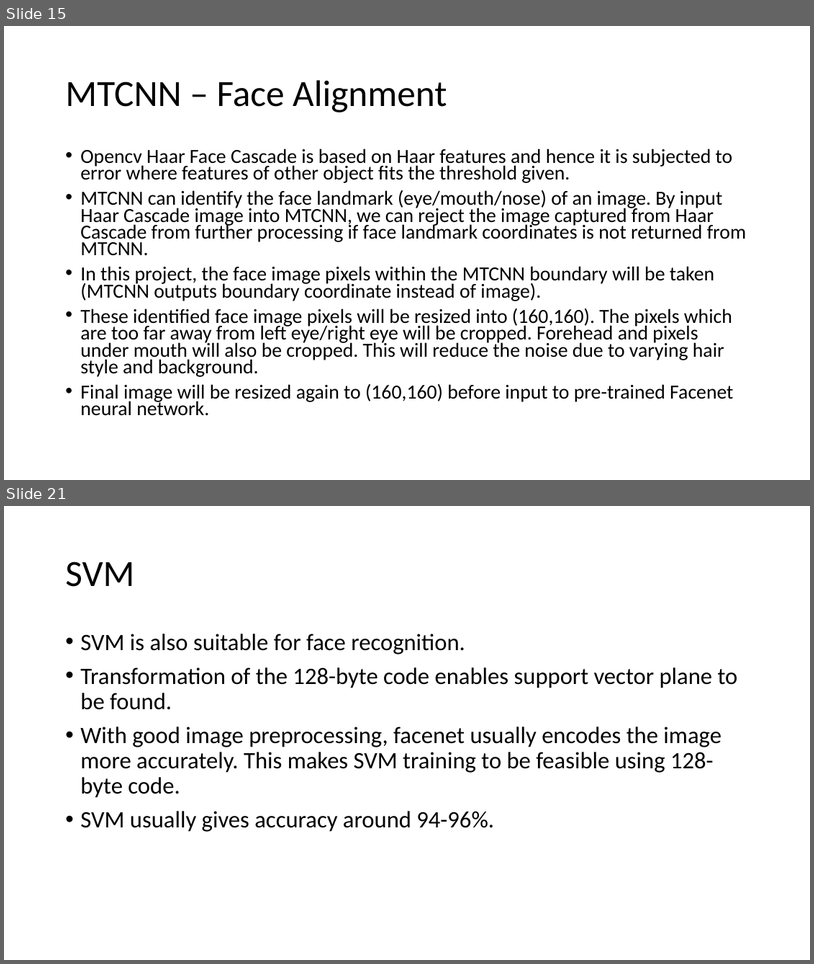
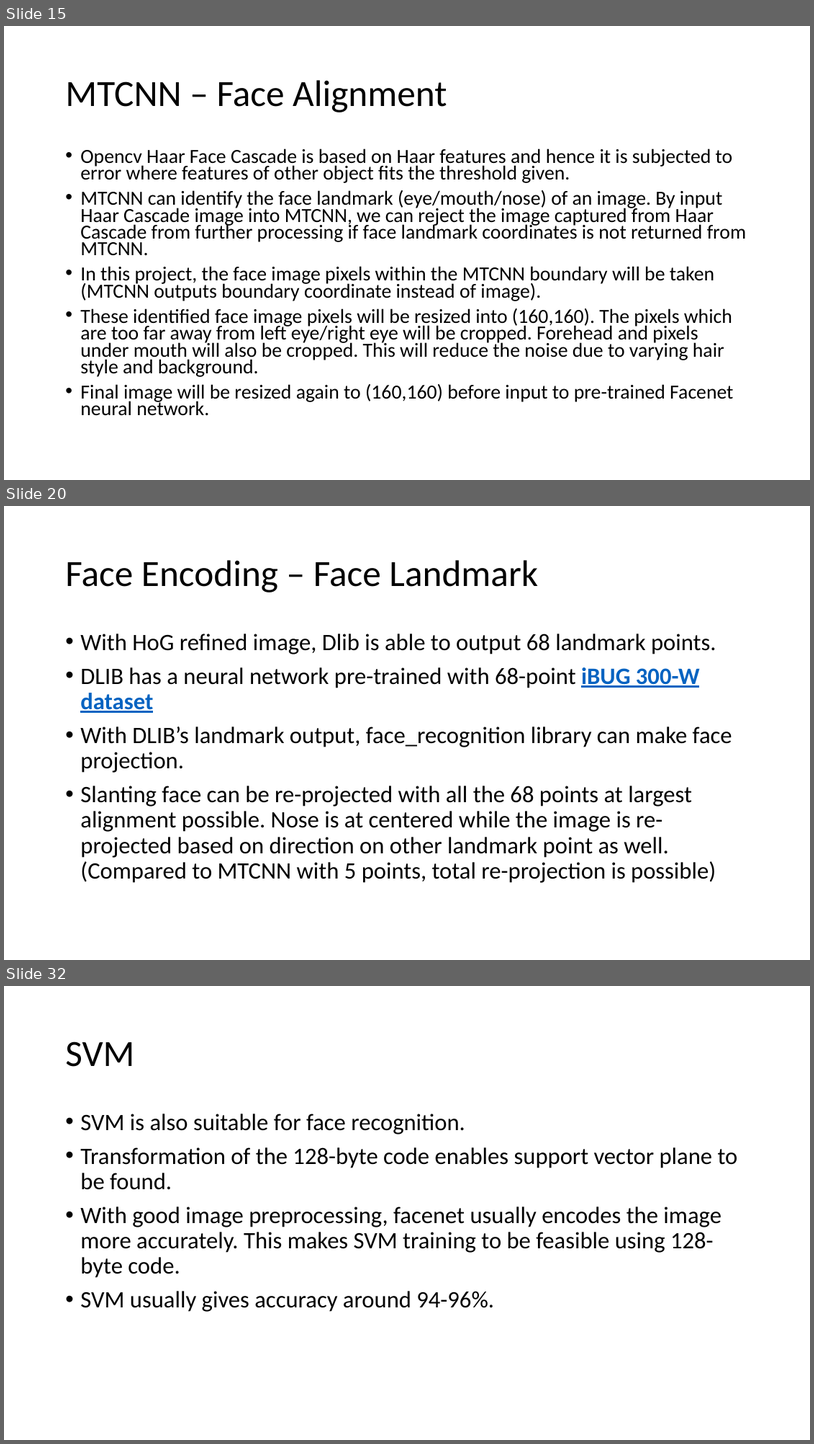
Before and after one commit to optimusium/capstone4, a slide deck: Face Recognition.pptx. Shown one above the other, each under a label of ours: slides 15 and 21 before the commit, slides 15, 20 and 32 after it; the slides between them are not shown. The pictures are 814x964 and 814x1444 pixels, drawn with LibreOffice and Linux fonts; fonts in the diff are those of the drawing. Boxes give left, top, right and bottom in pixels: in the first picture for what was removed or moved away, otherwise in the second. Text is boxed around its words. In the diff, an @@ line names an element or a change of style, - is before the commit and + after.

```diff
--- a/Face Recognition.pptx
+++ b/Face Recognition.pptx
@@ slide 20 added at (4,506,810,960), background #FFFFFF @@
@@ title added at (65,560,538,592), 44 pt, text #000000 @@
+Face Encoding – Face Landmark
@@ text added at (80,633,733,883), 28 pt, text #000000 @@
+• With HoG refined image, Dlib is able to output 68 landmark points.
+• DLIB has a neural network pre-trained with 68-point iBUG 300-W dataset
+• With DLIB’s landmark output, face_recognition library can make face projection.
+• Slanting face can be re-projected with all the 68 points at largest alignment possible. Nose is at centered while the image is re-projected based on direction on other landmark point as well. (Compared to MTCNN with 5 points, total re-projection is possible)
@@ what was slide 21 is now slide 32 @@
```
Also in this commit, not shown: 7 slides changed, 11 other slides added.
